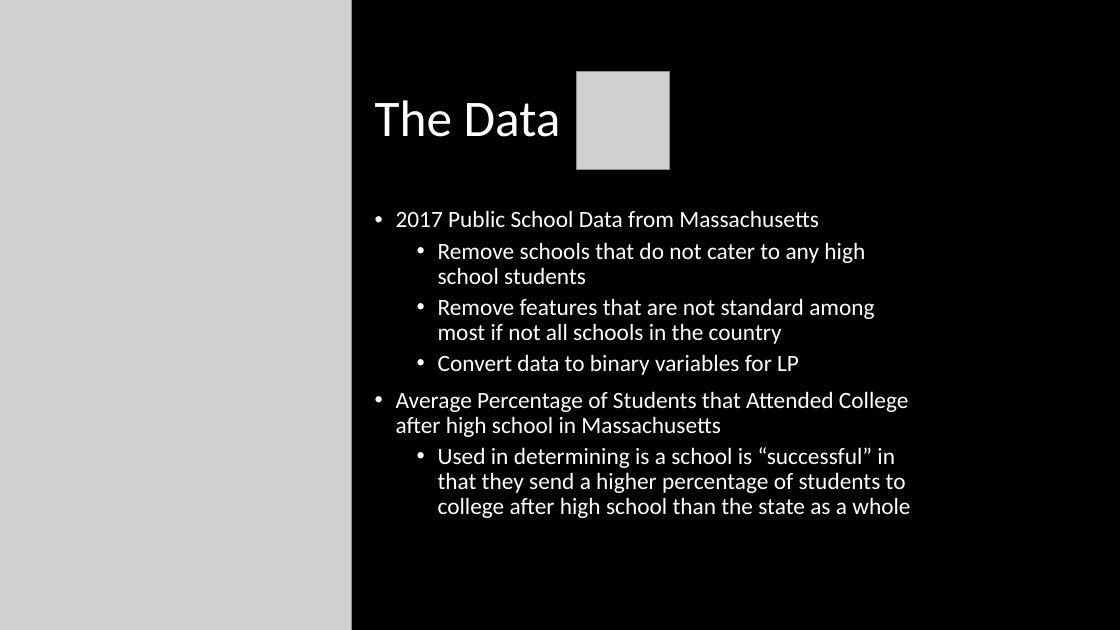
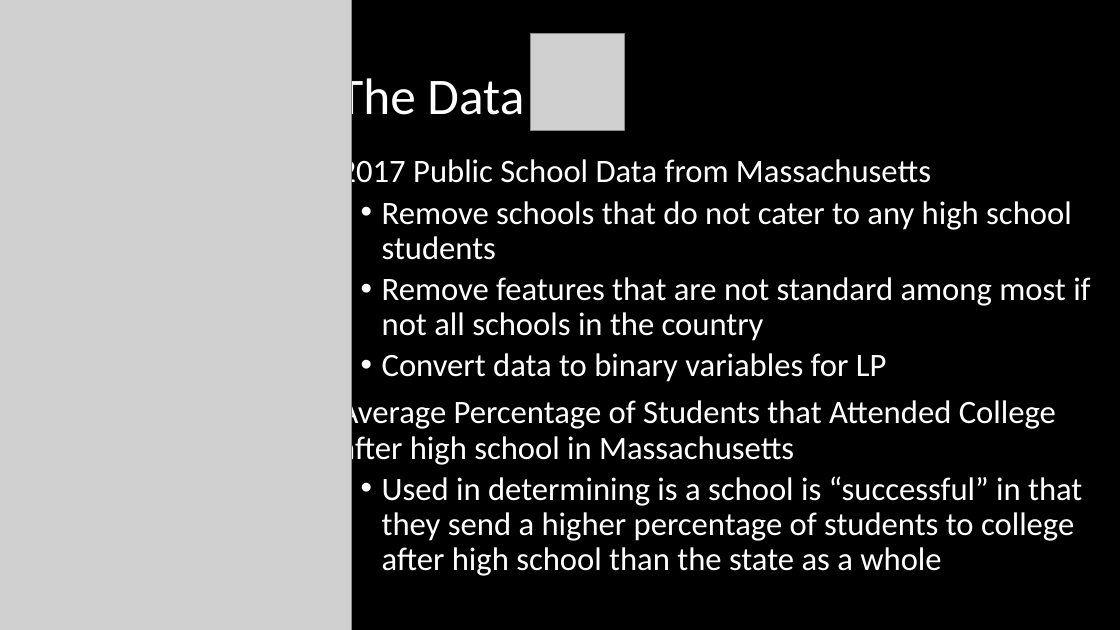
Before and after one commit to DillWithIt77/D2P-Spring-2021, a slide deck: slide 3 of Trees Get Degrees.pptx. Drawn at 1120x630 pixels with LibreOffice and Linux fonts; fonts in the diff are those of the drawing; grey boxes stand for pictures. Boxes give left, top, right and bottom in pixels: in the first picture for what was removed or moved away, otherwise in the second. Text is boxed around its words. In the diff, an @@ line names an element or a change of style, - is before the commit and + after.

```diff
--- a/Trees Get Degrees.pptx
+++ b/Trees Get Degrees.pptx
@@ title "The Data" rewrapped from bbox=[375, 100, 561, 137] to bbox=[338, 72, 524, 127] @@
@@ picture: place and size @@
-picture at bbox=[576, 72, 670, 170]
+picture at bbox=[531, 34, 624, 131]
@@ text "2017 Public School Data from ...": place and size @@
-text "2017 Public School Data from ..." at bbox=[396, 210, 910, 518]
+text "2017 Public School Data from ..." at bbox=[340, 156, 1090, 576]
@@ text "2017 Public School Data from ..." at bbox=[340, 156, 1090, 576]: size 20 to 28 pt @@
```
Also in this commit, not shown: 4 other slides changed, 1 slide added.
